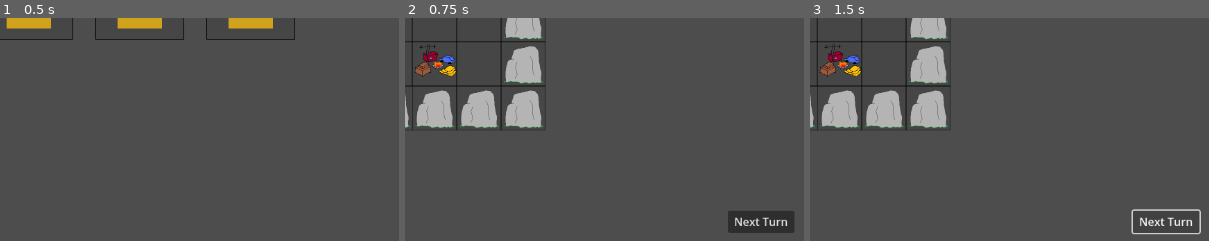
Above: before the commit, frames 1-3 (left to right).
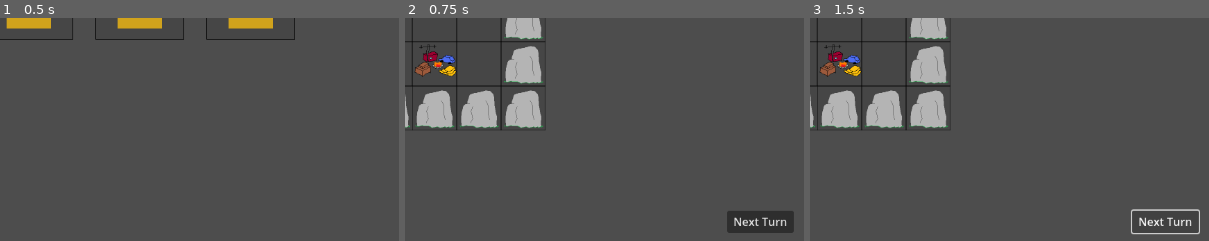
Above: after the commit, the same moments.

Repository: Wayl123/CardPuzzleGame
Game: Godot game, scene res://scene/scene_switcher.tscn
Same seed, same stepped clock (60 frames per second), same inputs: the game is played once before the commit and once after it.
Inputs (mouse positions are % of the whole screen's width and height, from its top left):
- Up to frame 1 (0.5 s): no input
- Up to frame 2 (0.75 s): click (22, 20) at 0.5 s
- Up to frame 3 (1.5 s): click "Next Turn" at 1.25 s
The pictures show only the part of the screen within x 46-96%, y 50-100%; the shares and areas given below are measured in that part.

Frame 1 is identical in both runs. In frame 2, 0.3% of the frame differs, in the area x 80-96%, y 86-96%; in frame 3, 0.4%, in the area x 80-98%, y 85-97%.

Commit message:
Fix input getting eaten by player ui

Diff:
--- a/scene/player_ui.tscn
+++ b/scene/player_ui.tscn
@@ -1,10 +1,9 @@
-[gd_scene load_steps=8 format=3 uid="uid://ba4yefjlvt6nk"]
+[gd_scene load_steps=7 format=3 uid="uid://ba4yefjlvt6nk"]
 
 [ext_resource type="Script" path="res://scripts/GameSetting.gd" id="1_5mpsc"]
 [ext_resource type="Script" path="res://scripts/HandCards.gd" id="1_ctmpx"]
 [ext_resource type="Texture2D" uid="uid://dolaiihbtqlu5" path="res://image/ui/top_bar.png" id="2_5ge6j"]
 [ext_resource type="Script" path="res://scripts/TopBar.gd" id="3_w5uag"]
-[ext_resource type="Script" path="res://scripts/SideBar.gd" id="5_1m02q"]
 [ext_resource type="Script" path="res://scripts/NextTurnButton.gd" id="6_56jvx"]
 
 [sub_resource type="Curve" id="Curve_fbn18"]
@@ -38,16 +37,8 @@
 script = ExtResource("1_ctmpx")
 spreadCurve = SubResource("Curve_fbn18")
 
-[node name="SideBar" type="Control" parent="."]
-layout_mode = 3
-anchors_preset = 0
-offset_right = 40.0
-offset_bottom = 40.0
-script = ExtResource("5_1m02q")
-
-[node name="NextTurn" type="Button" parent="SideBar"]
+[node name="NextTurn" type="Button" parent="."]
 unique_name_in_owner = true
-layout_mode = 2
 offset_right = 96.0
 offset_bottom = 32.0
 size_flags_horizontal = 4
--- a/scripts/HandCards.gd
+++ b/scripts/HandCards.gd
@@ -19,7 +19,6 @@
 
 func _update_size() -> void:
 	var viewportSize = get_viewport().size
-	set_size(Vector2(viewportSize.x, CARDSIZE.y - 128))
 	set_position(Vector2(0, viewportSize.y - CARDSIZE.y + 128))
 
 func _update_hand() -> void:
--- a/scripts/NextTurnButton.gd
+++ b/scripts/NextTurnButton.gd
@@ -1,7 +1,13 @@
 extends Button
 
 func _ready() -> void:
+	get_tree().root.connect("size_changed", Callable(self, "_on_viewport_size_changed"))
 	connect("pressed", Callable(self, "_on_button_pressed"))
+
+	_update_size()
+
+func _on_viewport_size_changed() -> void:
+	_update_size()
 
 func _on_button_pressed() -> void:
 	var data
@@ -30,3 +36,7 @@
 					for targetChild in targetNode.get_children():
 						if targetChild.is_in_group("PlayerUnits"):
 							targetChild.take_damage(data["attack"])
+
+func _update_size() -> void:
+	var viewportSize = get_viewport().size
+	set_position(Vector2((viewportSize.x * 0.95) - 96, viewportSize.y - 48))
--- a/scripts/SideBar.gd
+++ b/scripts/SideBar.gd
@@ -1,6 +1,4 @@
 extends Control
-
-@onready var nextTurn = %NextTurn
 
 func _ready() -> void:
 	get_tree().root.connect("size_changed", Callable(self, "_on_viewport_size_changed"))
@@ -14,5 +12,3 @@
 	var viewportSize = get_viewport().size
 	set_size(Vector2((viewportSize.x * 0.1) + 96, viewportSize.y))
 	set_position(Vector2((viewportSize.x * 0.9) - 96, 0))
-
-	nextTurn.set_position(Vector2((viewportSize.x * 0.1) * 0.5, viewportSize.y - 48))
